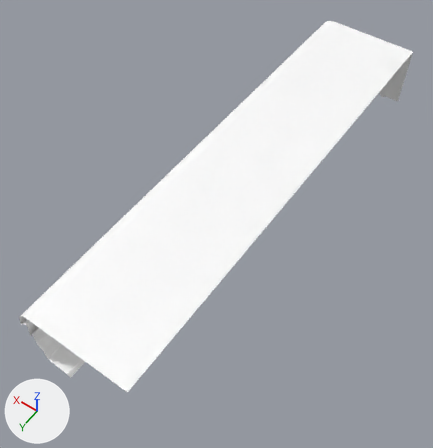
An edit to the FBX model Assets/Geometry/Level_01/Terra/Plataforma_01_TipRight_01.fbx, drawn before and after from the same camera.
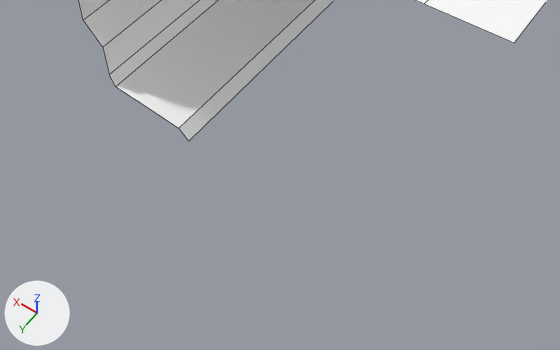
There are two pictures of each version: one whole from a camera (50 mm lens) standing at (0.132, 0.1493, 0.1043) and looking at (0.1866, 0.0728, -0.0159), one close up from a camera (50 mm lens) standing at (0.1641, 0.148, 0.0212) and looking at (0.1812, 0.124, -0.0165). Lighting does not change. The marker at lower left points along +X, +Y and +Z. The close-ups show mesh edges as thin lines. Where no turn or scale is listed for an object, it has been applied to the vertices.

The first close-up shows 'Plataforma_TipRight_01'.
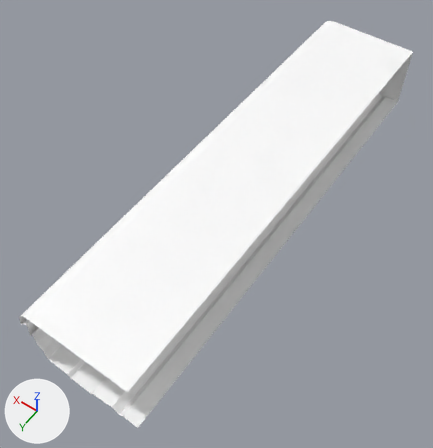
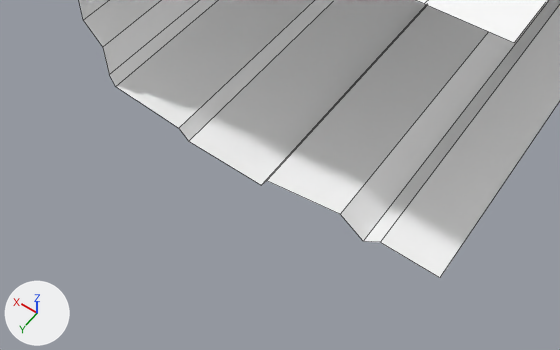
Edits to the bpy script that builds the scene:
```text
Change me_mesh:
    where me_mesh.from_pydata(...)  # 116 vertices, 91 faces; spans x 0.17..0.2, y 0.0..0.1237, z -0.0193..0.0
    used by ob_plataforma_tipright_01; location = (0.0, 0.0, 0.0)
    verts and faces of me_mesh; kept vertices keep their numbers, new ones are numbered from 116
    before: 20 (0.1891, 0.0, -0.019), 21 (0.17, 0.0, -0.0183), 22 (0.183, 0.0, -0.0193), 23 (0.1825, 0.0, -0.0185), 24 (0.177, 0.0, -0.0176)
    before: 25 (0.1752, 0.0, -0.019), 26 (0.1741, 0.0, -0.0182), 107 (0.1891, 0.1237, -0.019) at pixel (188, 141)
    me_mesh part 1
    add for new, old in zip([*range(116, 122)], [*range(21, 27)]): verts[new] = verts[old] + (0.0, 0.1237, 0.0)
    add faces += [(21, 116, 121, 26), (25, 26, 121, 120), (23, 24, 119, 118), (24, 25, 120, 119), (22, 23, 118, 117), (20, 22, 117, 107)]
```

Boxes (x1, y1, x2, y2) around the edits, measured in the close-ups (560 x 350 px):
'Plataforma_TipRight_01', reshaped
    before: (79, 0, 547, 141)
    after: (79, 0, 560, 278)
part 1 of me_mesh, added
    after: (189, 0, 560, 278)
